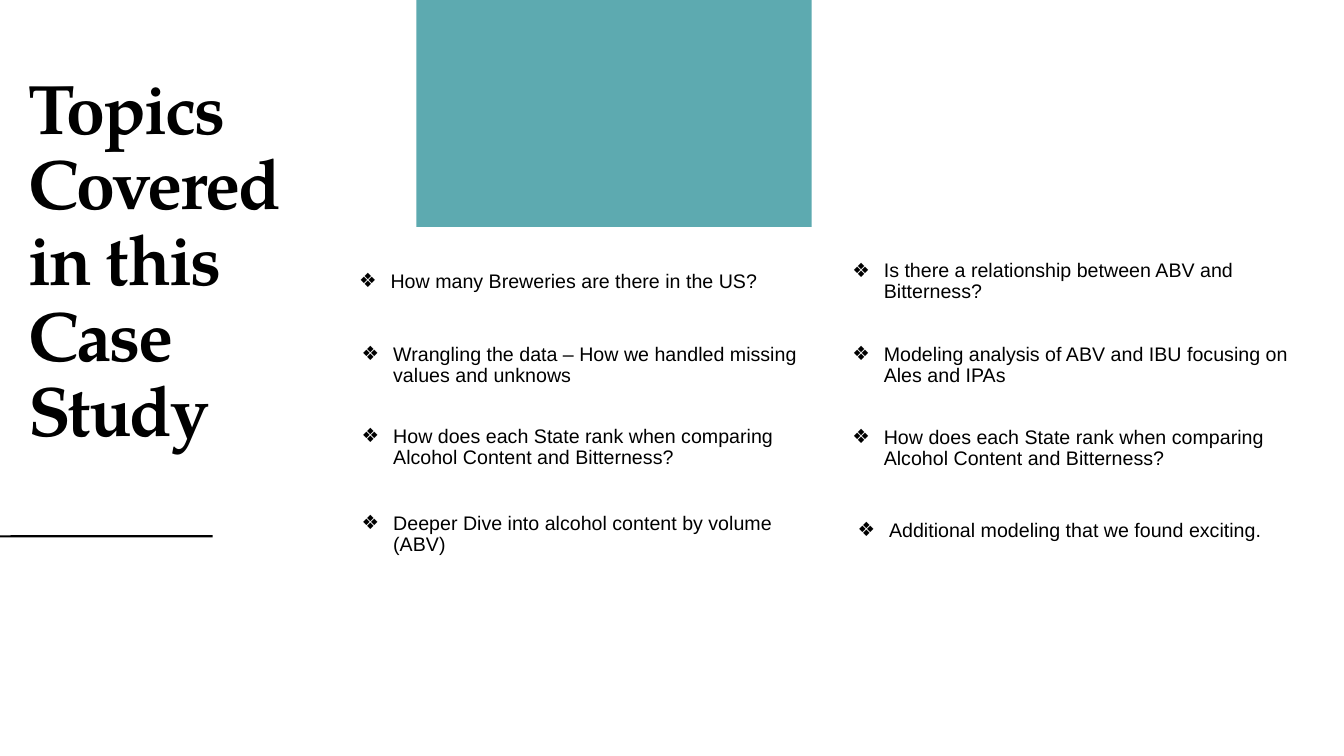
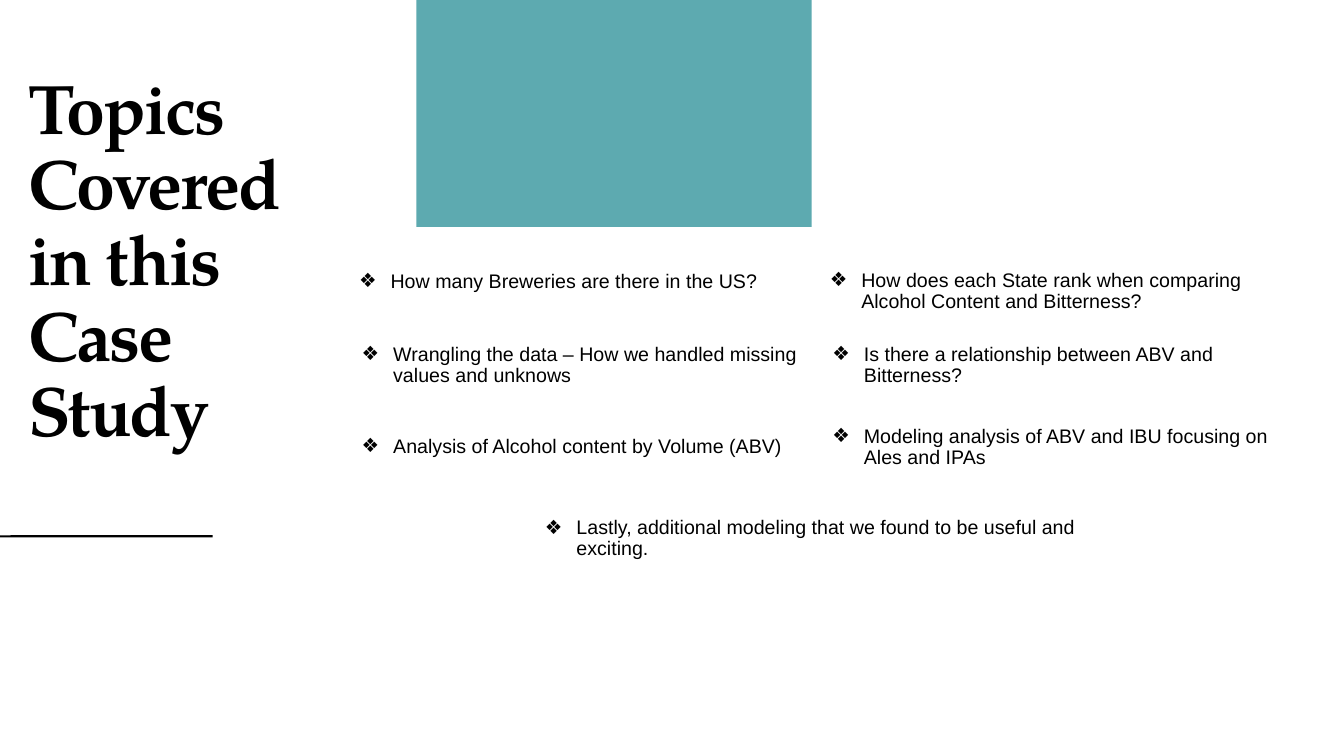
Before and after one commit to NickSager/MSDS_6306_Project1, a slide deck: slide 2 of Group4_CaseStudy1.pptx. Drawn at 1344x756 pixels with LibreOffice and Linux fonts; fonts in the diff are those of the drawing. Boxes give left, top, right and bottom in pixels: in the first picture for what was removed or moved away, otherwise in the second. Text is boxed around its words. In the diff, an @@ line names an element or a change of style, - is before the commit and + after.

```diff
--- a/Group4_CaseStudy1.pptx
+++ b/Group4_CaseStudy1.pptx
@@ text "How does each State rank ...": place and size @@
-text "How does each State rank ..." at (393,428,773,465)
+text "How does each State rank ..." at (861,272,1241,309)
@@ text "Is there a relationship between ...": place and size @@
-text "Is there a relationship between ..." at (884,262,1233,299)
+text "Is there a relationship between ..." at (864,346,1213,383)
@@ text "Modeling analysis of ABV and ...": place and size @@
-text "Modeling analysis of ABV and ..." at (884,346,1288,383)
+text "Modeling analysis of ABV and ..." at (864,428,1268,465)
@@ text at (393,438,781,457): text changed @@
-❖ Deeper Dive into alcohol content by volume (ABV)
+❖ Analysis of Alcohol content by Volume (ABV)
@@ text removed at (884,429,1264,466) @@
-❖ How does each State rank when comparing Alcohol Content and Bitterness?
@@ text at (576,519,1075,559): text changed @@
-❖ Additional modeling that we found exciting.
+❖ Lastly, additional modeling that we found to be useful and exciting.
```
Also in this commit, not shown: 8 other slides changed.
